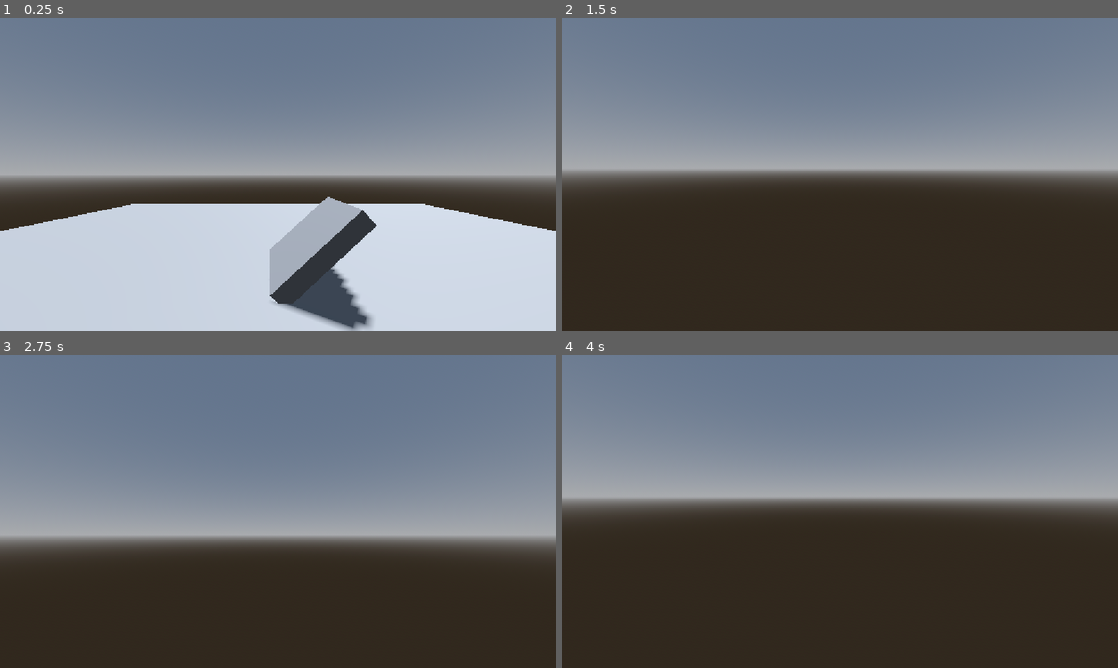
Above: before the commit, frames 1-4 (two rows, left to right).
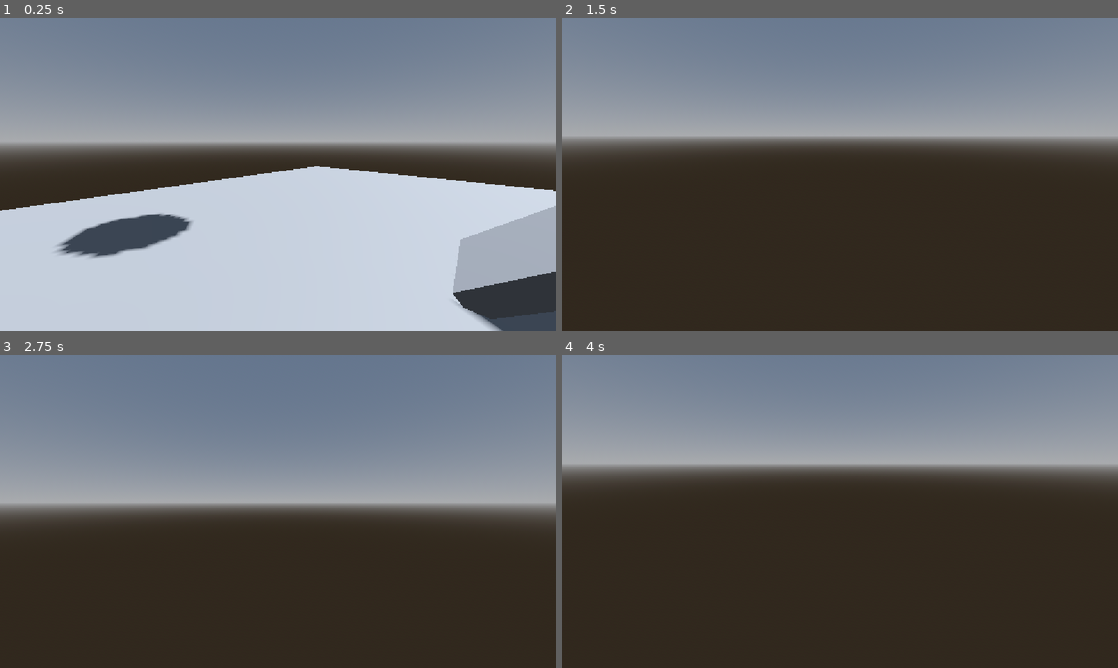
Above: after the commit, the same moments.

Repository: Trallkong/Godot-Stylized-Render-3D
Game: Godot game, scene res://test.tscn
Two runs of this game, one before a commit and one after it. Both use one fixed random seed, a clock stepped at 60 frames per second and the inputs below. The project has no main scene, so this scene is started directly.
Inputs (mouse positions are in pixels of both pictures, inside the frame that each line leads up to):
- Up to frame 1 (0.25 s): no input
- Up to frame 2 (1.5 s): move the mouse to (867, 174) at 0.52 s; hold W (move_forward) from 0.53 s (still down); move the mouse to (812, 174) at 1.27 s
- Up to frame 3 (2.75 s): keep holding W (move_forward); tap Enter at 2 s; move the mouse to (289, 505) at 2.02 s
- Up to frame 4 (4 s): keep holding W (move_forward); tap Space at 2.75 s; move the mouse to (834, 517) at 2.77 s; tap Enter at 3.5 s; move the mouse to (878, 514) at 3.52 s

The runs differ from the first frame. In frame 1, 38% of the frame differs, in the area x 0-100%, y 32-100%; in frame 2, 19%; in frame 3, 19%; in frame 4, 20%.

Commit message:
Modify 6

Diff:
--- a/camera_controller.gd
+++ b/camera_controller.gd
@@ -7,6 +7,9 @@
 
 func _ready() -> void:
 	Input.mouse_mode = Input.MOUSE_MODE_CAPTURED
+
+	_rotate_x = rotation.x
+	_rotate_y = rotation.y
 
 func _physics_process(_delta: float) -> void:
 	rotation.x = _rotate_x
--- a/project.godot
+++ b/project.godot
@@ -18,6 +18,10 @@
 
 window/stretch/mode="canvas_items"
 window/stretch/aspect="expand"
+
+[editor]
+
+movie_writer/movie_file="D:/Projects/GodotProjects/stylized_rendering/input.avi"
 
 [input]
 
--- a/test.tscn
+++ b/test.tscn
@@ -81,5 +81,5 @@
 shape = SubResource("BoxShape3D_giw0r")
 
 [node name="Camera3D" type="Camera3D" parent="." unique_id=915110475]
-transform = Transform3D(1, 0, 0, 0, 1, 0, 0, 0, 1, 0, 1.1726267, 2.1147661)
+transform = Transform3D(0.6961383, -0.114427015, 0.7087296, -1.4901161e-08, 0.98721576, 0.15938948, -0.7179076, -0.110957205, 0.68723875, 0, 1.1726267, 2.1147661)
 script = ExtResource("4_ppyta")
Binary file added: images/ball.gif
Not shown, changed: README.md
